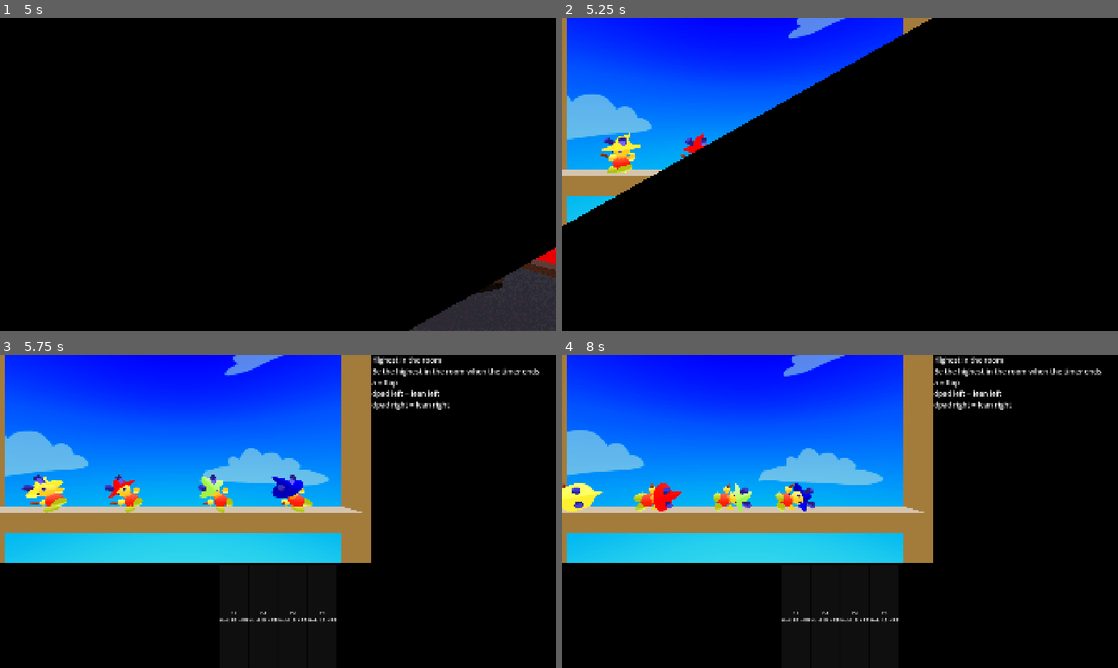
Above: before the commit, frames 1-4 (two rows, left to right).
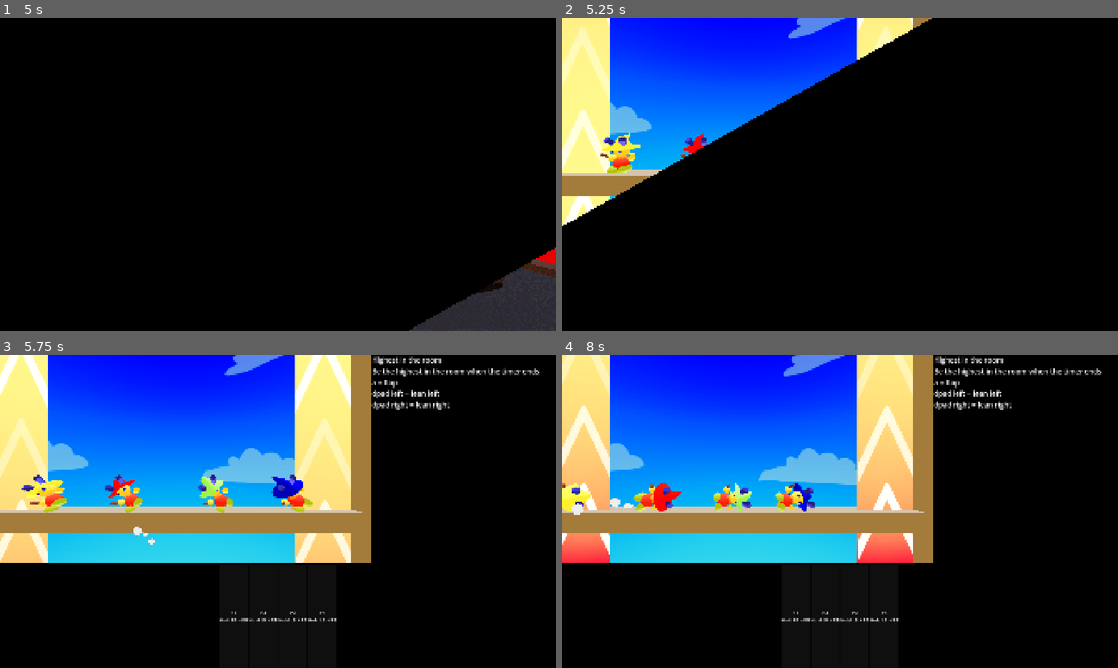
Above: after the commit, the same moments.

Repository: JZxAkuma/Game-Prototype-3
Game: Godot game, scene res://DO NOT TOUCH/Scene/main.tscn
The game is run twice, just before and just after one commit, with the same random seed, the same clock (stepped at 60 frames per second) and the same inputs.
Inputs (mouse positions are in pixels of both pictures, inside the frame that each line leads up to):
- Up to frame 1 (5 s): tap Enter (ui_accept) at 0.5 s; move the mouse to (400, 158) at 0.52 s; hold D (right) 0.53-1.28 s; hold J (a) 0.53-1.28 s; tap 2 (flappy) at 0.77, 1.07, 1.52, 1.82, 3.77, 4.07, 4.52, 4.82 s; tap K (b) at 0.8, 1.35 s; move the mouse to (166, 190) at 1.27 s; hold S (down) 1.28-2 s; tap O (lb) at 1.55, 2.85 s; click "Start" at 2 s; tap A (left) at 2.75, 3.5 s; move the mouse to (333, 105) at 2.77 s; hold D (right) 2.78-3.53 s; tap P (rb) at 3.05, 3.6 s; move the mouse to (250, 237) at 3.52 s; hold W (up) 3.53-4.28 s; tap U (x) at 3.8, 4.35 s; move the mouse to (444, 221) at 4.27 s; hold A (left) from 4.28 s (still down); tap I (y) at 4.55 s
- Up to frame 2 (5.25 s): keep holding A (left); move the mouse to (673, 127) at 5.02 s; tap I (y) at 5.1 s
- Up to frame 3 (5.75 s): keep holding A (left); tap 2 (flappy) at 5.27, 5.57 s; tap J (a) at 5.3 s
- Up to frame 4 (8 s): move the mouse to (867, 511) at 5.77 s; release A (left) at 5.78 s; hold S (down) 5.78-6.53 s; hold J (a) 5.78-6.53 s; tap K (b) at 6.05, 6.6 s; move the mouse to (756, 433) at 6.52 s; hold D (right) 6.53-7.28 s; tap 2 (flappy) at 6.77, 7.07, 7.52, 7.82 s; tap O (lb) at 6.8 s; move the mouse to (962, 495) at 7.27 s; hold W (up) from 7.28 s (still down); hold Ctrl (control) from 7.28 s (still down); tap P (rb) at 7.55 s

Frame 1 is identical in both runs. In frame 2, 5.6% of the frame differs, in the area x 0-64%, y 0-67%; in frame 3, 11%; in frame 4, 11%.

Commit message:
Added some decos to the flappy bird scene as wel as added fart particle for moby

Diff:
--- a/DO NOT TOUCH/Scene/minigames/flappy_bird/flappy_scene.tscn
+++ b/DO NOT TOUCH/Scene/minigames/flappy_bird/flappy_scene.tscn
@@ -6,6 +6,7 @@
 [ext_resource type="Texture2D" uid="uid://dy2fyap6ohcqn" path="res://DO NOT TOUCH/2D/UI Assets/3.png" id="3_1nc1h"]
 [ext_resource type="Texture2D" uid="uid://cols7mqcx0dji" path="res://DO NOT TOUCH/Environmental Assets/Sky Scroller/Skybox.png" id="3_c8yw6"]
 [ext_resource type="Texture2D" uid="uid://cq6ekl48c2skp" path="res://DO NOT TOUCH/2D/UI Assets/2.png" id="4_wwr53"]
+[ext_resource type="Texture2D" uid="uid://bnh0syx3mml5t" path="res://DO NOT TOUCH/2D/UI Assets/Arrows.png" id="5_r0dul"]
 [ext_resource type="Texture2D" uid="uid://b6fe8u31gibph" path="res://DO NOT TOUCH/2D/UI Assets/1.png" id="5_s7rr5"]
 [ext_resource type="Texture2D" uid="uid://cr30sryc5sssp" path="res://DO NOT TOUCH/2D/UI Assets/Go.png" id="6_c8yw6"]
 [ext_resource type="Theme" uid="uid://ku3uha8ujhrr" path="res://DO NOT TOUCH/BoxStyle/box.tres" id="9_c8yw6"]
@@ -44,6 +45,45 @@
 adjustment_contrast = 1.12
 adjustment_saturation = 1.19
 
+[sub_resource type="QuadMesh" id="QuadMesh_1w13i"]
+size = Vector2(3, 400)
+
+[sub_resource type="Shader" id="Shader_hjrpj"]
+code = "
+shader_type spatial;
+render_mode blend_mix,shadows_disabled;
+
+uniform sampler2D water_texture : source_color;
+uniform sampler2D emission_texture : source_color;
+
+uniform vec2 tiling = vec2(1.0, 1.0);
+uniform float scroll_speed = 0.05;
+uniform float emission_strength : hint_range(0.0, 5.0) = 1.0;
+
+void fragment() {
+    vec2 uv = UV * tiling;
+    uv.y += TIME * scroll_speed;
+
+    // Water texture
+    vec4 tex = texture(water_texture, uv);
+
+    ALBEDO = tex.rgb;
+    ALPHA = tex.a;
+
+    // Emission map
+    vec3 emission = texture(emission_texture, uv).rgb;
+    EMISSION = emission * emission_strength;
+}"
+
+[sub_resource type="ShaderMaterial" id="ShaderMaterial_yoq7m"]
+render_priority = 0
+shader = SubResource("Shader_hjrpj")
+shader_parameter/water_texture = ExtResource("5_r0dul")
+shader_parameter/emission_texture = ExtResource("5_r0dul")
+shader_parameter/tiling = Vector2(1, 10)
+shader_parameter/scroll_speed = 0.5
+shader_parameter/emission_strength = 1.0
+
 [sub_resource type="Animation" id="Animation_i1mr1"]
 length = 0.001
 tracks/0/type = "value"
@@ -412,6 +452,16 @@
 [node name="DirectionalLight3D" type="DirectionalLight3D" parent="Game scene" unique_id=925675861]
 transform = Transform3D(1, 0, 0, 0, -5.9604645e-08, 1, 0, -1, -5.9604645e-08, 0, 182, 0)
 
+[node name="MeshInstance3D" type="MeshInstance3D" parent="Game scene" unique_id=952127571]
+transform = Transform3D(1, 0, 0, 0, 1, 0, 0, 0, 1, -8.741849, 196.60196, 0)
+mesh = SubResource("QuadMesh_1w13i")
+surface_material_override/0 = SubResource("ShaderMaterial_yoq7m")
+
+[node name="MeshInstance3D2" type="MeshInstance3D" parent="Game scene" unique_id=5820101]
+transform = Transform3D(1, 0, 0, 0, 1, 0, 0, 0, 1, 7.326823, 196.60196, 0)
+mesh = SubResource("QuadMesh_1w13i")
+surface_material_override/0 = SubResource("ShaderMaterial_yoq7m")
+
 [node name="players" type="Node3D" parent="." unique_id=1118147660]
 
 [node name="spawns" type="Node3D" parent="." unique_id=1286182102]
--- a/DO NOT TOUCH/character/character_1.tscn
+++ b/DO NOT TOUCH/character/character_1.tscn
@@ -4,6 +4,7 @@
 [ext_resource type="PackedScene" uid="uid://bqtkssvoxgagn" path="res://DO NOT TOUCH/character/MobyRig.fbx" id="2_f4xl6"]
 [ext_resource type="Material" uid="uid://d4h5uuaw4xk0q" path="res://DO NOT TOUCH/character/player 1 mat/player 1.tres" id="3_das0k"]
 [ext_resource type="Material" uid="uid://dxy8dfl8m06nm" path="res://DO NOT TOUCH/character/base mat.tres" id="3_y2pjc"]
+[ext_resource type="Texture2D" uid="uid://b4l1pq2s7p0j4" path="res://DO NOT TOUCH/2D/Sprites/Cloud.png" id="5_y2pjc"]
 
 [sub_resource type="CapsuleShape3D" id="CapsuleShape3D_f2w1j"]
 
@@ -12,6 +13,43 @@
 [sub_resource type="CapsuleShape3D" id="CapsuleShape3D_das0k"]
 radius = 0.57421875
 height = 2.1855469
+
+[sub_resource type="StandardMaterial3D" id="StandardMaterial3D_0188y"]
+transparency = 2
+alpha_scissor_threshold = 0.5
+alpha_antialiasing_mode = 0
+shading_mode = 0
+albedo_texture = ExtResource("5_y2pjc")
+billboard_mode = 1
+billboard_keep_scale = true
+
+[sub_resource type="Gradient" id="Gradient_1o0tp"]
+offsets = PackedFloat32Array(0, 0.580311, 1)
+colors = PackedColorArray(0.68307734, 0.6830774, 0.68307734, 1, 1, 1, 1, 0.419689, 1, 1, 1, 0)
+
+[sub_resource type="GradientTexture1D" id="GradientTexture1D_p7xh6"]
+gradient = SubResource("Gradient_1o0tp")
+
+[sub_resource type="Curve" id="Curve_eehoy"]
+_data = [Vector2(0, 1), 0.0, 0.0, 0, 0, Vector2(1, 0), 0.0, 0.0, 0, 0]
+point_count = 2
+
+[sub_resource type="CurveTexture" id="CurveTexture_73fo5"]
+curve = SubResource("Curve_eehoy")
+
+[sub_resource type="ParticleProcessMaterial" id="ParticleProcessMaterial_3v3pq"]
+emission_shape_scale = Vector3(0.01, 0.01, 0.01)
+direction = Vector3(0, 0, 0)
+spread = 18.653
+initial_velocity_min = 0.5
+initial_velocity_max = 1.5
+gravity = Vector3(0, 0, 0)
+scale_curve = SubResource("CurveTexture_73fo5")
+color = Color(0.991164, 0.991164, 0.991164, 1)
+color_ramp = SubResource("GradientTexture1D_p7xh6")
+turbulence_enabled = true
+
+[sub_resource type="QuadMesh" id="QuadMesh_vdtkg"]
 
 [node name="character1" type="CharacterBody3D" unique_id=1051749168]
 script = ExtResource("1_f2w1j")
@@ -46,47 +84,58 @@
 [node name="MobyRig" parent="." unique_id=1549967143 instance=ExtResource("2_f4xl6")]
 transform = Transform3D(-76.49, 0, -6.686968e-06, 0, 76.49, 0, 6.686968e-06, 0, -76.49, 0, -0.3463223, 0)
 
-[node name="RightFoot" parent="MobyRig/Skeleton3D" parent_id_path=PackedInt32Array(1549967143, 976909899) index="0" unique_id=992855695]
+[node name="RightFoot" parent="MobyRig/Skeleton3D" parent_id_path=PackedInt32Array(1549967143, 120726100) index="0" unique_id=164936498]
 material_override = ExtResource("3_y2pjc")
 
-[node name="LeftFoot" parent="MobyRig/Skeleton3D" parent_id_path=PackedInt32Array(1549967143, 976909899) index="1" unique_id=1016559045]
+[node name="LeftFoot" parent="MobyRig/Skeleton3D" parent_id_path=PackedInt32Array(1549967143, 120726100) index="1" unique_id=722216466]
 material_override = ExtResource("3_y2pjc")
 
-[node name="LeftHand" parent="MobyRig/Skeleton3D" parent_id_path=PackedInt32Array(1549967143, 976909899) index="2" unique_id=1253438380]
+[node name="LeftHand" parent="MobyRig/Skeleton3D" parent_id_path=PackedInt32Array(1549967143, 120726100) index="2" unique_id=34233419]
 material_override = ExtResource("3_y2pjc")
 
-[node name="Head2" parent="MobyRig/Skeleton3D" parent_id_path=PackedInt32Array(1549967143, 976909899) index="3" unique_id=425573788]
+[node name="Head2" parent="MobyRig/Skeleton3D" parent_id_path=PackedInt32Array(1549967143, 120726100) index="3" unique_id=2016405133]
 material_override = ExtResource("3_y2pjc")
 
-[node name="RightAntenna" parent="MobyRig/Skeleton3D" parent_id_path=PackedInt32Array(1549967143, 976909899) index="4" unique_id=1100822607]
+[node name="RightAntenna" parent="MobyRig/Skeleton3D" parent_id_path=PackedInt32Array(1549967143, 120726100) index="4" unique_id=49803528]
 material_override = ExtResource("3_y2pjc")
 
-[node name="LeftAntenna" parent="MobyRig/Skeleton3D" parent_id_path=PackedInt32Array(1549967143, 976909899) index="5" unique_id=2141502048]
+[node name="LeftAntenna" parent="MobyRig/Skeleton3D" parent_id_path=PackedInt32Array(1549967143, 120726100) index="5" unique_id=668720144]
 material_override = ExtResource("3_y2pjc")
 
-[node name="WizardHat" parent="MobyRig/Skeleton3D" parent_id_path=PackedInt32Array(1549967143, 976909899) index="6" unique_id=2066353818]
+[node name="WizardHat" parent="MobyRig/Skeleton3D" parent_id_path=PackedInt32Array(1549967143, 120726100) index="6" unique_id=294106849]
 material_override = ExtResource("3_das0k")
 
-[node name="RightEye" parent="MobyRig/Skeleton3D" parent_id_path=PackedInt32Array(1549967143, 976909899) index="7" unique_id=1868162648]
+[node name="RightEye" parent="MobyRig/Skeleton3D" parent_id_path=PackedInt32Array(1549967143, 120726100) index="7" unique_id=1545170516]
 material_override = ExtResource("3_y2pjc")
 
-[node name="LeftEye" parent="MobyRig/Skeleton3D" parent_id_path=PackedInt32Array(1549967143, 976909899) index="8" unique_id=504196029]
+[node name="LeftEye" parent="MobyRig/Skeleton3D" parent_id_path=PackedInt32Array(1549967143, 120726100) index="8" unique_id=74780457]
 material_override = ExtResource("3_y2pjc")
 
-[node name="Cape" parent="MobyRig/Skeleton3D" parent_id_path=PackedInt32Array(1549967143, 976909899) index="9" unique_id=685169491]
+[node name="Cape" parent="MobyRig/Skeleton3D" parent_id_path=PackedInt32Array(1549967143, 120726100) index="9" unique_id=1510321226]
 material_override = ExtResource("3_das0k")
 
-[node name="Thorax" parent="MobyRig/Skeleton3D" parent_id_path=PackedInt32Array(1549967143, 976909899) index="10" unique_id=276131945]
+[node name="Thorax" parent="MobyRig/Skeleton3D" parent_id_path=PackedInt32Array(1549967143, 120726100) index="10" unique_id=1874273108]
 material_override = ExtResource("3_y2pjc")
 
-[node name="Abdomen" parent="MobyRig/Skeleton3D" parent_id_path=PackedInt32Array(1549967143, 976909899) index="11" unique_id=284767893]
+[node name="Abdomen" parent="MobyRig/Skeleton3D" parent_id_path=PackedInt32Array(1549967143, 120726100) index="11" unique_id=88577104]
 material_override = ExtResource("3_y2pjc")
 
-[node name="RightHand2" parent="MobyRig/Skeleton3D" parent_id_path=PackedInt32Array(1549967143, 976909899) index="12" unique_id=1939650959]
+[node name="RightHand2" parent="MobyRig/Skeleton3D" parent_id_path=PackedInt32Array(1549967143, 120726100) index="12" unique_id=137644131]
 material_override = ExtResource("3_y2pjc")
 
-[node name="Wand" parent="MobyRig/Skeleton3D" parent_id_path=PackedInt32Array(1549967143, 976909899) index="13" unique_id=187938637]
+[node name="Wand" parent="MobyRig/Skeleton3D" parent_id_path=PackedInt32Array(1549967143, 120726100) index="13" unique_id=1413516684]
 material_override = ExtResource("3_y2pjc")
+
+[node name="GPUParticles3D" type="GPUParticles3D" parent="MobyRig" unique_id=1664110879]
+transform = Transform3D(1, -8.742274e-08, 8.742279e-08, 8.7422784e-08, -4.371139e-08, -1, 8.742274e-08, 1, -4.3711385e-08, 5.645535e-06, 0.007889265, 0.0001754585)
+material_override = SubResource("StandardMaterial3D_0188y")
+amount = 5
+lifetime = 0.05
+speed_scale = 0.2
+explosiveness = 0.5
+randomness = 0.3
+process_material = SubResource("ParticleProcessMaterial_3v3pq")
+draw_pass_1 = SubResource("QuadMesh_vdtkg")
 
 [connection signal="area_entered" from="hurtbox" to="." method="_on_hurtbox_area_entered"]
 [connection signal="area_entered" from="hitbox" to="." method="_on_hitbox_area_entered"]
Binary file added: DO NOT TOUCH/2D/UI Assets/Arrows.png
Not shown, added: DO NOT TOUCH/2D/UI Assets/Arrows.png.import
